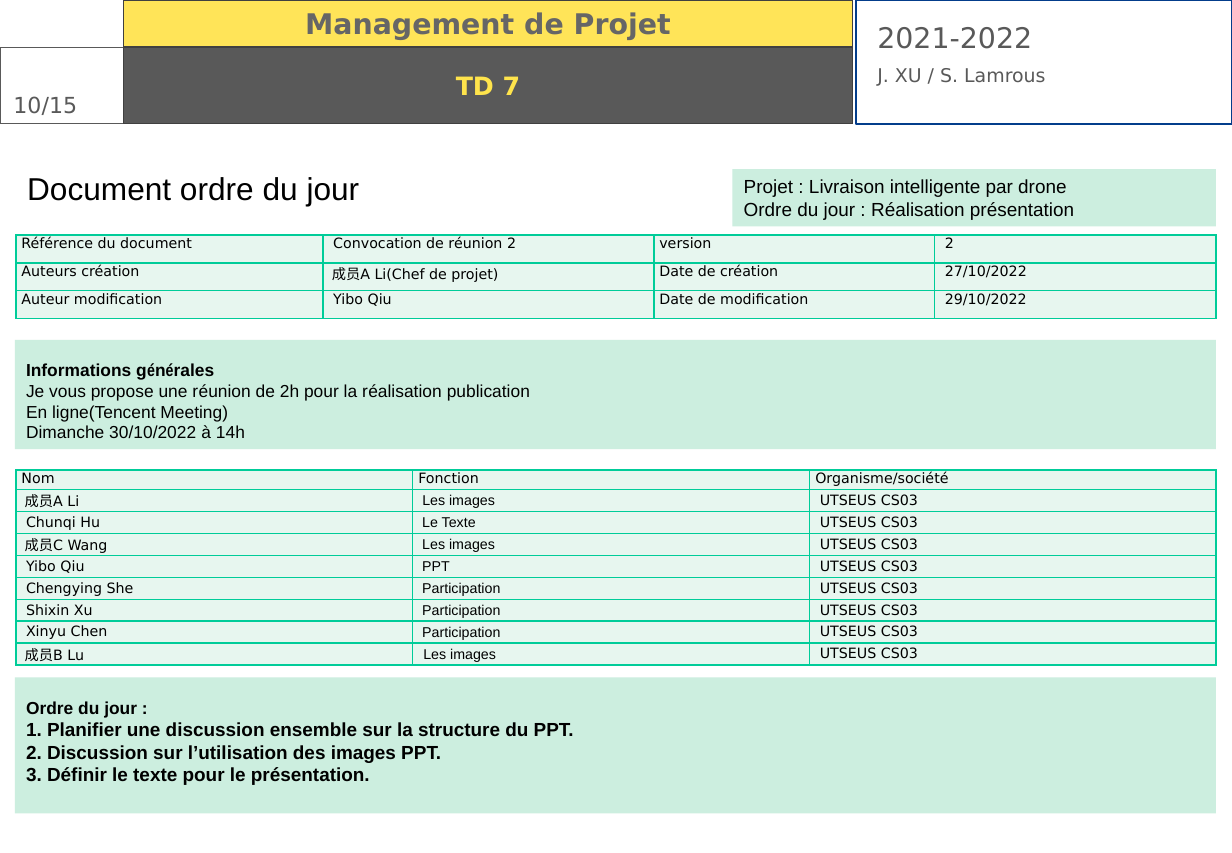
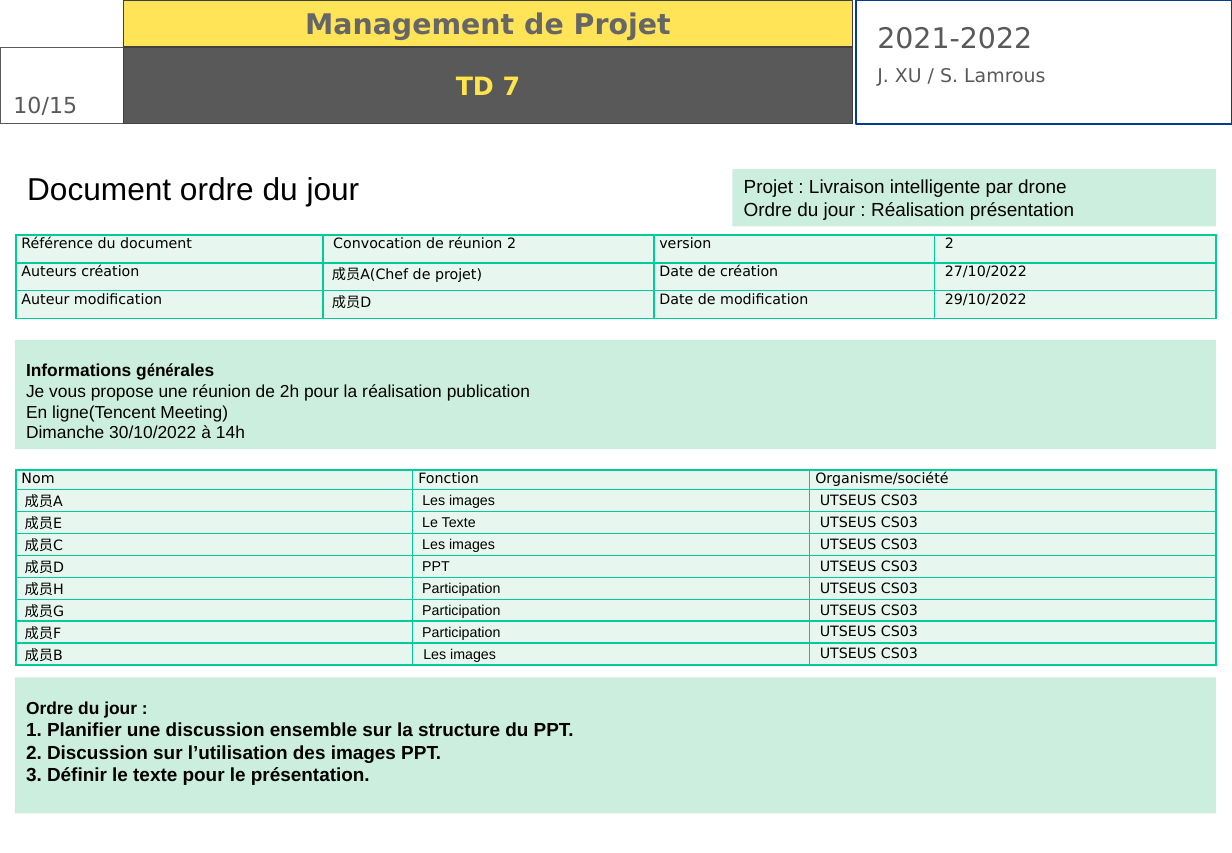
Before and after one commit to yicongl1/Drone-Delivery-2022, a slide deck: slide 10 of 05_项目管理课程/小组作业/group/PPT-沟通管理.pptx. Drawn at 1232x853 pixels with LibreOffice and Linux fonts; fonts in the diff are those of the drawing; background and template pictures are left out. Boxes give left, top, right and bottom in pixels: in the first picture for what was removed or moved away, otherwise in the second. Text is boxed around its words. In the diff, an @@ line names an element or a change of style, - is before the commit and + after.

Commit message:
匿名化：姓名替换为成员A-成员J，内嵌作者字段统一为 group
- 答辩 PPT、3 份小组 PPT、4 份操作手册、讲稿正文
- 补上拼音变体与拼接写法（LiYicong / Yibo Qiu / SheChengying 等）
- 补充重命名后的文档与清理报告

```diff
--- a/05_项目管理课程/小组作业/group/PPT-沟通管理.pptx
+++ b/05_项目管理课程/小组作业/group/PPT-沟通管理.pptx
@@ table at (x1=16, y1=235, x2=1216, y2=319) @@
-row 2, column 2: 成员A Li(Chef de projet)
+row 2, column 2: 成员A(Chef de projet)
-row 3, column 2: Yibo Qiu
+row 3, column 2: 成员D
@@ table at (x1=16, y1=470, x2=1216, y2=669) @@
-row 2, column 1: 成员A Li
+row 2, column 1: 成员A
-row 3, column 1: Chunqi Hu
+row 3, column 1: 成员E
-row 4, column 1: 成员C Wang
+row 4, column 1: 成员C
-row 5, column 1: Yibo Qiu
+row 5, column 1: 成员D
-row 6, column 1: Chengying She
+row 6, column 1: 成员H
-row 7, column 1: Shixin Xu
+row 7, column 1: 成员G
-row 8, column 1: Xinyu Chen
+row 8, column 1: 成员F
-row 9, column 1: 成员B Lu
+row 9, column 1: 成员B
```
Also in this commit, not shown: 2 other slides changed, 4 other files.
